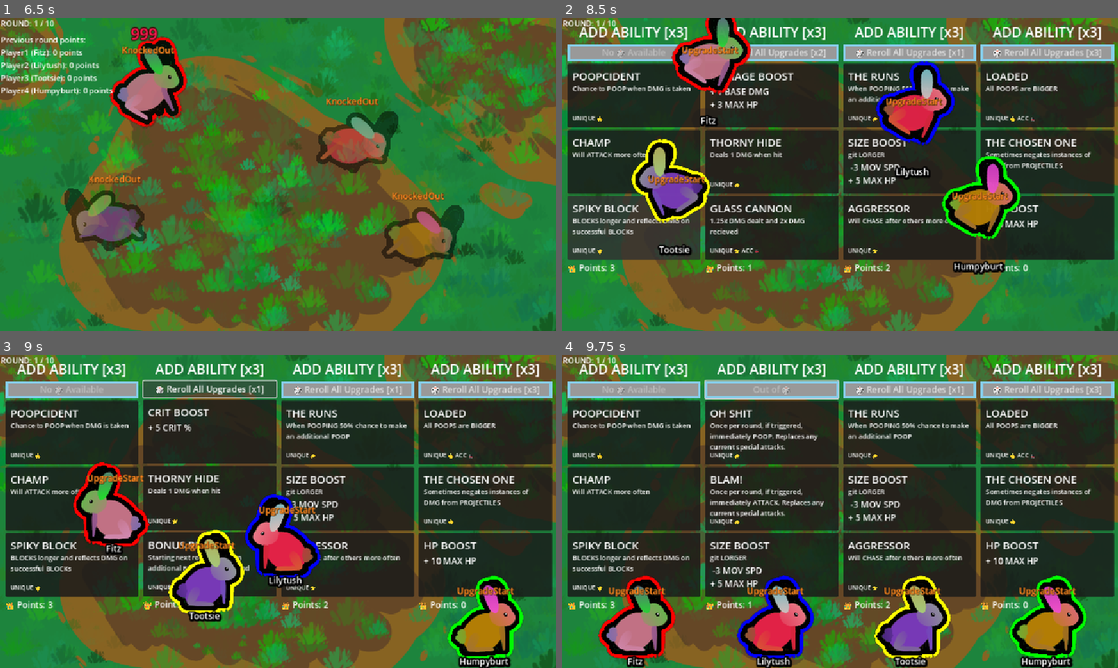
Above: before the commit, frames 1-4 (two rows, left to right).
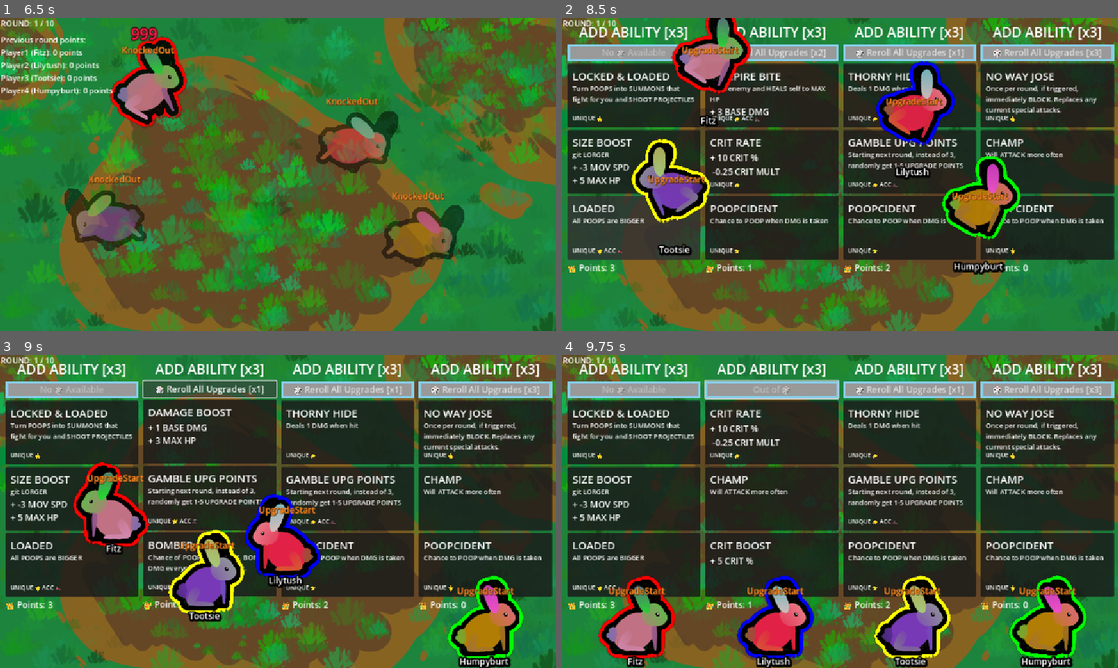
Above: after the commit, the same moments.

Repository: Galitie/tm2
Game: Godot game, scene res://test_scene.tscn
The game is run twice, just before and just after one commit, with the same random seed, the same clock (stepped at 60 frames per second) and the same inputs. Sound files missing from this copy of the repository are replaced by a short silence.
Inputs (mouse positions are in pixels of both pictures, inside the frame that each line leads up to):
- Up to frame 1 (6.5 s): click (72, 68) at 0.52 s; click (72, 68) at 1.27 s; click (72, 68) at 2.02 s; tap Enter (ui_accept) at 2.75, 2.85, 3.02, 3.32, 4.35, 5.85, 6.02, 6.32 s; move the mouse to (400, 158) at 2.77 s; click (400, 158) at 2.92 s; drag from (166, 190) to (122, 115) at 3.52 s; move the mouse to (333, 105) at 4.27 s; click (333, 105) at 4.42 s; drag from (250, 237) to (88, 115) at 5.02 s; move the mouse to (444, 221) at 5.77 s; click (444, 221) at 5.92 s
- Up to frame 2 (8.5 s): drag from (673, 127) to (912, 143) at 6.52 s; move the mouse to (867, 174) at 7.27 s; tap Enter (ui_accept) at 7.35, 8 s; click (867, 174) at 7.42 s; drag from (756, 96) to (673, 221) at 8.02 s
- Up to frame 3 (9 s): click "🎲 Reroll All Upgrades [x2]" at 8.75 s
- Up to frame 4 (9.75 s): click "🎲 Reroll All Upgrades [x1]" at 9.5 s

Frame 1 is identical in both runs. In frame 2, 7.3% of the frame differs, in the area x 1-98%, y 17-76%; in frame 3, 7.3%; in frame 4, 8.1%.

Commit message:
Added new constipated card to stop monster from pooping

Diff:
--- /dev/null
+++ b/Cards/Resources/no_more_pooping.tres
@@ -0,0 +1,24 @@
+[gd_resource type="Resource" script_class="CardResourceScript" load_steps=4 format=3 uid="uid://0fnohogd0jnj"]
+
+[ext_resource type="Script" uid="uid://bba020kqbcn8s" path="res://monster_part.gd" id="1_jsl2o"]
+[ext_resource type="Resource" uid="uid://cwa076t5bv4ir" path="res://parts/fat_mallard.tres" id="2_5emit"]
+[ext_resource type="Script" uid="uid://bfco2om6esxdu" path="res://Cards/card_info.gd" id="3_rhubh"]
+
+[resource]
+script = ExtResource("3_rhubh")
+card_name = "CONSTIPATED"
+description = "Monster is CONSTIPATED and will not POOP unless you add CARDS to do so"
+Type = "passive"
+state_id = ""
+unique = true
+remove_specific_states = Array[int]([6])
+parts_and_acc = Array[ExtResource("1_jsl2o")]([ExtResource("2_5emit")])
+attribute_1 = 0
+attribute_label_1 = ""
+attribute_amount_1 = 0
+attribute_2 = 0
+attribute_label_2 = ""
+attribute_amount_2 = 0
+attribute_3 = 0
+attribute_label_3 = ""
+attribute_amount_3 = 0.0
--- a/StateMachine/hurt.gd
+++ b/StateMachine/hurt.gd
@@ -17,3 +17,5 @@
 			ChooseNewState.emit("poop")
 		else:
 			ChooseNewState.emit()
+	else:
+		ChooseNewState.emit()
--- a/UI/customize_menu.gd
+++ b/UI/customize_menu.gd
@@ -10,5 +10,5 @@
 
 
 func disable():
-	for players in player_customize_panels:
-		players.disabled = true
+	for player in player_customize_panels:
+		player.disabled = true
--- a/UI/player_upgrade_panel.gd
+++ b/UI/player_upgrade_panel.gd
@@ -8,7 +8,7 @@
 @onready var upgrade_title = $VBoxContainer/UpgradeTitle/Label
 
 var player : Player
-var resource_array: Array[Resource] = [load("uid://4pdhr1tis8vw"), load("uid://cn4ovy3i6wd8 …(734 unchanged characters)…
+var resource_array: Array[Resource] = [load("uid://0fnohogd0jnj"), load("uid://4pdhr1tis8vw"), load("uid://cn4ovy3i6wd8 …(734 unchanged characters)…
 @onready var button_array: Array[Node] = [reroll_button, $VBoxContainer/UpgradeCard1, $VBoxContainer/UpgradeCard2, $VBoxContainer/UpgradeCard3]
 var current_user_position_in_button_array : int = 0
 var new_stylebox_normal = StyleBoxFlat.new()
--- a/test_scene.tscn
+++ b/test_scene.tscn
@@ -7,7 +7,6 @@
 [ext_resource type="Script" uid="uid://bw5vr4ucfdgof" path="res://player.gd" id="2_coq8p"]
 [ext_resource type="Texture2D" uid="uid://cxxncdpnkjj26" path="res://transparent.png" id="3_buypi"]
 [ext_resource type="PackedScene" uid="uid://caig5oumsc857" path="res://UI/upgrade_menu.tscn" id="3_sasra"]
-[ext_resource type="Resource" uid="uid://3aquqn25lskq" path="res://Cards/Resources/bite_lifesteal.tres" id="5_rpuu0"]
 [ext_resource type="PackedScene" uid="uid://cgti6mrpdekpx" path="res://UI/customize_menu.tscn" id="6_vr1i5"]
 [ext_resource type="FontFile" uid="uid://b2elclwq486ug" path="res://fonts/BackheelFreeTrial-5yz6V.otf" id="9_vr1i5"]
 [ext_resource type="AudioStream" uid="uid://bnd7vmemesdbl" path="res://sounds/sudden_death.ogg" id="10_vr1i5"]
@@ -63,7 +62,6 @@
 [node name="Monster" parent="Player1" node_paths=PackedStringArray("player") instance=ExtResource("1_7a21h")]
 position = Vector2(262, 192)
 player = NodePath("..")
-pre_loaded_cards = Array[Resource]([ExtResource("5_rpuu0")])
 player_color = Color(1, 0, 0, 1)
 
 [node name="CustomizePos" type="Node2D" parent="Player1"]
@@ -85,7 +83,6 @@
 [node name="Monster" parent="Player2" node_paths=PackedStringArray("player") instance=ExtResource("1_7a21h")]
 position = Vector2(878, 185)
 player = NodePath("..")
-pre_loaded_cards = Array[Resource]([ExtResource("5_rpuu0")])
 player_color = Color(0, 0, 1, 1)
 
 [node name="CustomizePos" type="Node2D" parent="Player2"]
@@ -107,7 +104,6 @@
 [node name="Monster" parent="Player3" node_paths=PackedStringArray("player") instance=ExtResource("1_7a21h")]
 position = Vector2(251, 439)
 player = NodePath("..")
-pre_loaded_cards = Array[Resource]([ExtResource("5_rpuu0")])
 player_color = Color(1, 1, 0, 1)
 
 [node name="UpgradePos" type="Node2D" parent="Player3"]
@@ -129,7 +125,6 @@
 [node name="Monster" parent="Player4" node_paths=PackedStringArray("player") instance=ExtResource("1_7a21h")]
 position = Vector2(864, 459)
 player = NodePath("..")
-pre_loaded_cards = Array[Resource]([ExtResource("5_rpuu0")])
 player_color = Color(0, 1, 0, 1)
 
 [node name="UpgradePos" type="Node2D" parent="Player4"]
Not shown, changed: Todo.txt
Not shown: 1 places in test_scene.tscn that only renumber resources
